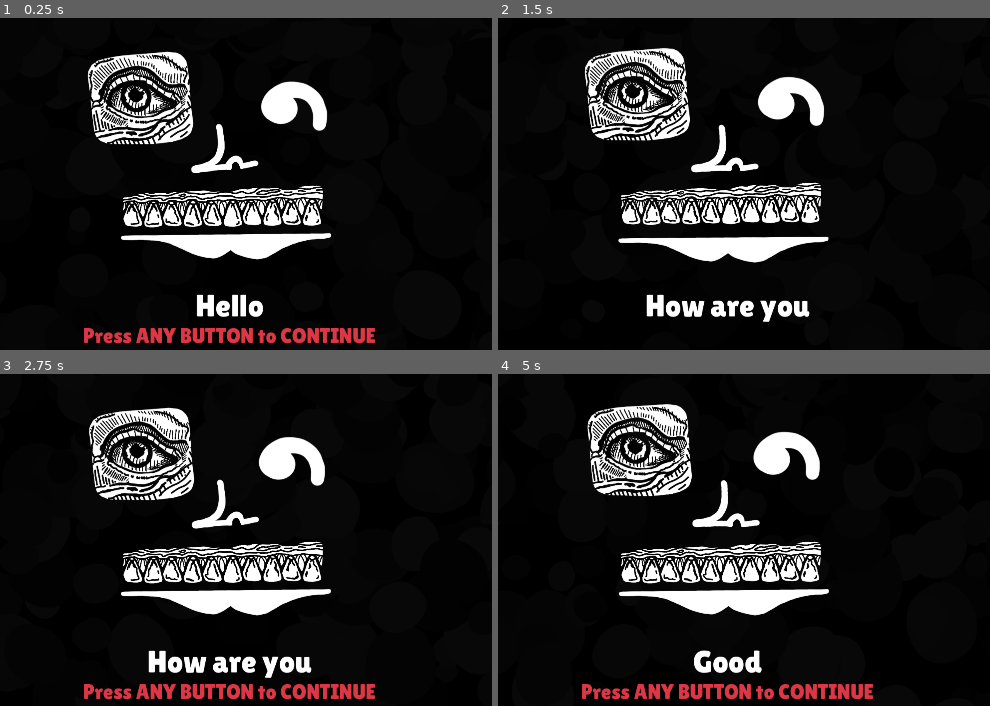
Above: before the commit, frames 1-4 (two rows, left to right).
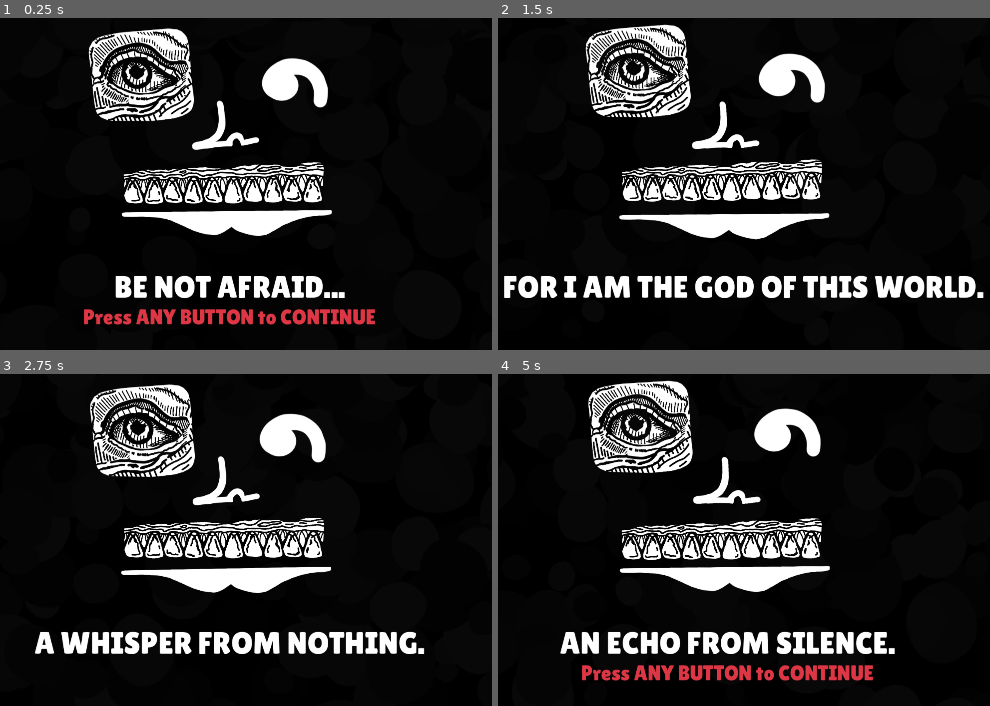
Above: after the commit, the same moments.

Repository: Hangover-Sunshine/DEFCON-JUNIOR
Game: Godot game, scene res://scenes/menus/menu_cutscene.tscn
Two runs of this game, one before a commit and one after it. Both use one fixed random seed, a clock stepped at 60 frames per second and the inputs below. This scene is started directly instead of the project's main scene.
Inputs:
- Up to frame 1 (0.25 s): no input
- Up to frame 2 (1.5 s): tap Enter at 0.5 s; hold D (right) 0.53-1.28 s; tap Shift (dash) at 0.6 s; hold S (down) from 1.28 s (still down); tap Space (fire) at 1.35 s
- Up to frame 3 (2.75 s): tap Enter at 2 s; release S (down) at 2.03 s; hold D (right) from 2.03 s (still down); tap Q (shield) at 2.1 s
- Up to frame 4 (5 s): tap Enter at 2.75, 3.5 s; release D (right) at 2.78 s; hold W (up) 2.78-3.53 s; tap Shift (dash) at 2.85 s; hold Space (fire) 3.53-4.28 s; hold A (left) from 3.53 s (still down); tap Q (shield) at 4.35 s

The runs differ from the first frame. In frame 1, 20% of the frame differs, in the area x 17-77%, y 3-99%; in frame 2, 20%; in frame 3, 21%; in frame 4, 21%, in the area x 12-81%, y 1-99%.

Commit message:
Mercy question integrated into cutscene

Diff:
--- a/scenes/menus/menu_cutscene.tscn
+++ b/scenes/menus/menu_cutscene.tscn
@@ -233,7 +233,7 @@
 
 [sub_resource type="Animation" id="Animation_83vbo"]
 resource_name = "Speak"
-length = 2.0
+length = 1.2
 tracks/0/type = "value"
 tracks/0/imported = false
 tracks/0/enabled = true
@@ -241,10 +241,10 @@
 tracks/0/interp = 1
 tracks/0/loop_wrap = true
 tracks/0/keys = {
-"times": PackedFloat32Array(0, 0.2, 0.4, 0.6, 0.8, 1, 1.2, 1.4, 1.6, 1.8, 2),
-"transitions": PackedFloat32Array(1, 1, 1, 1, 1, 1, 1, 1, 1, 1, 1),
-"update": 0,
-"values": [Vector2(-11.9999, 115), Vector2(-11.9999, 106.884), Vector2(-11.9999, 115), Vector2(-11.9999, 106.884), Vector2(-11.9999, 115), Vector2(-11.9999, 106.884), Vector2(-11.9999, 115), Vector2(-11.9999, 106.884), Vector2(-11.9999, 115), Vector2(-11.9999, 106.884), Vector2(-11.9999, 115)]
+"times": PackedFloat32Array(0, 0.2, 0.4, 0.6, 0.8, 1, 1.2),
+"transitions": PackedFloat32Array(1, 1, 1, 1, 1, 1, 1),
+"update": 0,
+"values": [Vector2(-11.9999, 115), Vector2(-11.9999, 106.884), Vector2(-11.9999, 115), Vector2(-11.9999, 106.884), Vector2(-11.9999, 115), Vector2(-11.9999, 106.884), Vector2(-11.9999, 115)]
 }
 tracks/1/type = "value"
 tracks/1/imported = false
@@ -253,10 +253,10 @@
 tracks/1/interp = 1
 tracks/1/loop_wrap = true
 tracks/1/keys = {
-"times": PackedFloat32Array(0, 0.2, 0.4, 0.6, 0.8, 1, 1.2, 1.4, 1.6, 1.8, 2),
-"transitions": PackedFloat32Array(1, 1, 1, 1, 1, 1, 1, 1, 1, 1, 1),
-"update": 0,
-"values": [0.0436332, 0.0349066, 0.0436332, 0.0523599, 0.0436332, 0.0349066, 0.0436332, 0.0523599, 0.0436332, 0.0349066, 0.0436332]
+"times": PackedFloat32Array(0, 0.2, 0.4, 0.6, 0.8, 1, 1.2),
+"transitions": PackedFloat32Array(1, 1, 1, 1, 1, 1, 1),
+"update": 0,
+"values": [0.0436332, 0.0349066, 0.0436332, 0.0523599, 0.0436332, 0.0349066, 0.0436332]
 }
 tracks/2/type = "value"
 tracks/2/imported = false
@@ -265,10 +265,10 @@
 tracks/2/interp = 1
 tracks/2/loop_wrap = true
 tracks/2/keys = {
-"times": PackedFloat32Array(0, 0.2, 0.4, 0.6, 0.8, 1, 1.2, 1.4, 1.6, 1.8, 2),
-"transitions": PackedFloat32Array(1, 1, 1, 1, 1, 1, 1, 1, 1, 1, 1),
-"update": 0,
-"values": [Vector2(-6, 210), Vector2(-6, 220.064), Vector2(-6, 210), Vector2(-6, 220.064), Vector2(-6, 210), Vector2(-6, 220.064), Vector2(-6, 210), Vector2(-6, 220.064), Vector2(-6, 210), Vector2(-6, 220.064), Vector2(-6, 210)]
+"times": PackedFloat32Array(0, 0.2, 0.4, 0.6, 0.8, 1, 1.2),
+"transitions": PackedFloat32Array(1, 1, 1, 1, 1, 1, 1),
+"update": 0,
+"values": [Vector2(-6, 210), Vector2(-6, 220.064), Vector2(-6, 210), Vector2(-6, 220.064), Vector2(-6, 210), Vector2(-6, 220.064), Vector2(-6, 210)]
 }
 tracks/3/type = "value"
 tracks/3/imported = false
@@ -277,10 +277,10 @@
 tracks/3/interp = 1
 tracks/3/loop_wrap = true
 tracks/3/keys = {
-"times": PackedFloat32Array(0, 0.2, 0.4, 0.6, 0.8, 1, 1.2, 1.4, 1.6, 1.8, 2),
-"transitions": PackedFloat32Array(1, 1, 1, 1, 1, 1, 1, 1, 1, 1, 1),
-"update": 0,
-"values": [0.0, 0.00872665, 0.0, -0.00872665, 0.0, 0.00872665, 0.0, -0.00872665, 0.0, 0.00872665, 0.0]
+"times": PackedFloat32Array(0, 0.2, 0.4, 0.6, 0.8, 1, 1.2),
+"transitions": PackedFloat32Array(1, 1, 1, 1, 1, 1, 1),
+"update": 0,
+"values": [0.0, 0.00872665, 0.0, -0.00872665, 0.0, 0.00872665, 0.0]
 }
 
 [sub_resource type="AnimationLibrary" id="AnimationLibrary_m1r7x"]
@@ -508,6 +508,76 @@
 "Flash": SubResource("Animation_s17x7"),
 "RESET": SubResource("Animation_xemwa")
 }
+
+[sub_resource type="StyleBoxEmpty" id="StyleBoxEmpty_1hlu6"]
+
+[sub_resource type="StyleBoxEmpty" id="StyleBoxEmpty_40arj"]
+
+[sub_resource type="StyleBoxFlat" id="StyleBoxFlat_m5alx"]
+bg_color = Color(0.419608, 0.454902, 0.698039, 1)
+corner_radius_top_left = 25
+corner_radius_top_right = 25
+corner_radius_bottom_right = 25
+corner_radius_bottom_left = 25
+
+[sub_resource type="StyleBoxFlat" id="StyleBoxFlat_vxjyg"]
+bg_color = Color(0.564706, 0.619608, 0.866667, 1)
+corner_radius_top_left = 25
+corner_radius_top_right = 25
+corner_radius_bottom_right = 25
+corner_radius_bottom_left = 25
+
+[sub_resource type="StyleBoxFlat" id="StyleBoxFlat_b6pes"]
+bg_color = Color(0.27451, 0.294118, 0.54902, 1)
+corner_radius_top_left = 25
+corner_radius_top_right = 25
+corner_radius_bottom_right = 25
+corner_radius_bottom_left = 25
+
+[sub_resource type="Theme" id="Theme_ni2c2"]
+Button/colors/font_color = Color(1, 1, 1, 1)
+Button/colors/font_hover_color = Color(0.756863, 0.85098, 0.94902, 1)
+Button/colors/font_pressed_color = Color(0.756863, 0.85098, 0.94902, 1)
+Button/font_sizes/font_size = 50
+Button/fonts/font = ExtResource("7_7smap")
+Button/styles/disabled = SubResource("StyleBoxEmpty_1hlu6")
+Button/styles/focus = SubResource("StyleBoxEmpty_40arj")
+Button/styles/hover = SubResource("StyleBoxFlat_m5alx")
+Button/styles/normal = SubResource("StyleBoxFlat_vxjyg")
+Button/styles/pressed = SubResource("StyleBoxFlat_b6pes")
+
+[sub_resource type="StyleBoxFlat" id="StyleBoxFlat_vu1g2"]
+bg_color = Color(0.647059, 0.14902, 0.223529, 1)
+corner_radius_top_left = 25
+corner_radius_top_right = 25
+corner_radius_bottom_right = 25
+corner_radius_bottom_left = 25
+
+[sub_resource type="StyleBoxFlat" id="StyleBoxFlat_hgh3u"]
+bg_color = Color(1, 0.4, 0.458824, 1)
+corner_radius_top_left = 25
+corner_radius_top_right = 25
+corner_radius_bottom_right = 25
+corner_radius_bottom_left = 25
+
+[sub_resource type="StyleBoxFlat" id="StyleBoxFlat_ncot7"]
+bg_color = Color(0.447059, 0.109804, 0.184314, 1)
+corner_radius_top_left = 25
+corner_radius_top_right = 25
+corner_radius_bottom_right = 25
+corner_radius_bottom_left = 25
+
+[sub_resource type="Theme" id="Theme_ke64m"]
+Button/colors/font_color = Color(1, 1, 1, 1)
+Button/colors/font_hover_color = Color(1, 0.4, 0.458824, 1)
+Button/colors/font_pressed_color = Color(1, 0.4, 0.458824, 1)
+Button/font_sizes/font_size = 50
+Button/fonts/font = ExtResource("7_7smap")
+Button/styles/disabled = SubResource("StyleBoxEmpty_1hlu6")
+Button/styles/focus = SubResource("StyleBoxEmpty_40arj")
+Button/styles/hover = SubResource("StyleBoxFlat_vu1g2")
+Button/styles/normal = SubResource("StyleBoxFlat_hgh3u")
+Button/styles/pressed = SubResource("StyleBoxFlat_ncot7")
 
 [node name="MenuCutscene" type="Control"]
 custom_minimum_size = Vector2(1920, 1080)
@@ -550,7 +620,7 @@
 metadata/_edit_lock_ = true
 
 [node name="TheVoid" type="Node2D" parent="."]
-position = Vector2(956, 458)
+position = Vector2(958, 402)
 
 [node name="Upperface" type="Node2D" parent="TheVoid"]
 
@@ -603,24 +673,24 @@
 }
 autoplay = "Neutral"
 
-[node name="Text_Label" type="Label" parent="."]
-layout_mode = 2
+[node name="Speech_Labels" type="Node2D" parent="."]
+
+[node name="Text_Label" type="Label" parent="Speech_Labels"]
 offset_left = 420.0
-offset_top = 768.0
+offset_top = 723.0
 offset_right = 1500.0
-offset_bottom = 855.0
+offset_bottom = 810.0
 pivot_offset = Vector2(540, 0)
 theme_override_fonts/font = ExtResource("7_7smap")
 theme_override_font_sizes/font_size = 75
 text = "\"INSERT TEXT HERE\""
 horizontal_alignment = 1
 
-[node name="Continue_Label" type="Label" parent="."]
-layout_mode = 2
+[node name="Continue_Label" type="Label" parent="Speech_Labels"]
 offset_left = 420.0
-offset_top = 855.0
+offset_top = 810.0
 offset_right = 1500.0
-offset_bottom = 942.0
+offset_bottom = 897.0
 pivot_offset = Vector2(540, 0)
 theme_override_colors/font_color = Color(0.866667, 0.215686, 0.270588, 1)
 theme_override_fonts/font = ExtResource("7_7smap")
@@ -628,10 +698,45 @@
 text = "Press ANY BUTTON to CONTINUE"
 horizontal_alignment = 1
 
-[node name="AP_Continue_Flash" type="AnimationPlayer" parent="Continue_Label"]
+[node name="AP_Continue_Flash" type="AnimationPlayer" parent="Speech_Labels/Continue_Label"]
 libraries = {
 "": SubResource("AnimationLibrary_abm6f")
 }
 
+[node name="Question_Labels" type="Node2D" parent="."]
+visible = false
+position = Vector2(4, -30)
+
+[node name="Question_Label" type="Label" parent="Question_Labels"]
+offset_left = 420.0
+offset_top = 705.0
+offset_right = 1500.0
+offset_bottom = 792.0
+pivot_offset = Vector2(540, 0)
+theme_override_fonts/font = ExtResource("7_7smap")
+theme_override_font_sizes/font_size = 75
+text = "Do you spare humanity?"
+horizontal_alignment = 1
+
+[node name="Continue_Button" type="Button" parent="Question_Labels"]
+offset_left = 642.0
+offset_top = 817.0
+offset_right = 1253.0
+offset_bottom = 875.0
+theme = SubResource("Theme_ni2c2")
+text = "   NO - I SHALL CONTINUE    "
+
+[node name="Quit_Button" type="Button" parent="Question_Labels"]
+offset_left = 642.0
+offset_top = 892.0
+offset_right = 1253.0
+offset_bottom = 950.0
+theme = SubResource("Theme_ke64m")
+text = "   YES - I SPARE HUMANITY   "
+
+[node name="AP_Cutscene" type="AnimationPlayer" parent="."]
+
 [connection signal="animation_finished" from="TheVoid/AP_Mouth" to="." method="_on_ap_face_animation_finished"]
 [connection signal="animation_finished" from="TheVoid/AP_Mouth" to="." method="_on_ap_mouth_animation_finished"]
+[connection signal="pressed" from="Question_Labels/Continue_Button" to="." method="_on_continue_button_pressed"]
+[connection signal="pressed" from="Question_Labels/Quit_Button" to="." method="_on_quit_button_pressed"]
--- a/scripts/menus/menu_cutscene.gd
+++ b/scripts/menus/menu_cutscene.gd
@@ -1,47 +1,118 @@
 extends Control
 
-@onready var text = $Text_Label
-@onready var continue_text = $Continue_Label
+@onready var speech = $Speech_Labels
+@onready var text = $Speech_Labels/Text_Label
+@onready var continue_text = $Speech_Labels/Continue_Label
+
+@onready var question = $Question_Labels
+@onready var question_label = $Question_Labels/Question_Label
+@onready var continue_button = $Question_Labels/Continue_Button
+@onready var quit_button = $Question_Labels/Quit_Button
 
 @onready var TheVoid = $TheVoid
 @onready var ap_mouth = $TheVoid/AP_Mouth
-@onready var ap_upper_face = $TheVoid/AP_UpperFace
+@onready var ap_left_eye = $TheVoid/Upperface/Left_Eye/AP_Left_Eye
 
-#Manipulate this guy to run specific cutscene
+# Manipulate this guy to run specific cutscene
 var chapter = 1
 
+# 0 - Splash Art, 1 - Conversation
+var section = 1
+var has_question = false
+var give_murder = false
+var give_mercy = false
+var post_speech = false
 var line = 0
-var length = 0
 var cur_script = ["INSERT TEXT HERE"]
-var script1 = ["Hello", "How are you", "Good", "Goodbye"]
-var script2 = ["Hola", "Coma Estas", "Bien", "Choi"]
+var cur_murder = "INSTERT TEXT HERE"
+var mercy_line = "I THANK YOU FOR YOUR GRACE."
+
+# Create an array and write your script here. Last item in array is for when player continues game.
+var script1 = ["BE NOT AFRAID...", "FOR I AM THE GOD OF THIS WORLD.", "A WHISPER FROM NOTHING.", "AN ECHO FROM SILENCE.",
+"I PLEAD, CEASE YOUR GAME.","FOR IT WILL BE OUR WORLD'S END.","LIFE WILL BE GONE...","AND MY WORLD, A VOID."]
+var murder1 = "SHAME...FOR MERCY SHALL PREVAIL."
+var script2 = ["Second chapter - hello", "Second chapter - plz stop"]
+var murder2 = "AGAIN...HUMANITY WILL PERSIST."
+var script3 = ["Third chapter - hello", "Third chapter - plz stop"]
+var murder3 = "Oof."
+var script4 = ["Forth chapter - hello", "Forth chapter - plz stop"]
+var murder4 = "Darn."
+var script5 = ["Fifth chapter - hello", "Fifth chapter - plz stop"]
+var murder5 = "Tarter sauce."
+var script6 = ["Sixth chapter - hello", "Sixth chapter - plz stop"]
+var murder6 = "F."
+var script7 = ["Seventh chapter - hello", "Seventh chapter - u fucked up"]
 
 func _ready():
 	assign_script()
 
+# Check to see which chapter the game is in and load the script
 func assign_script():
 	if chapter == 1:
 		cur_script = script1
+		cur_murder = murder1
 	elif chapter == 2:
 		cur_script = script2
+		cur_murder = murder2
+	elif chapter == 3:
+		cur_script = script3
+		cur_murder = murder3
+	elif chapter == 4:
+		cur_script = script4
+		cur_murder = murder4
+	elif chapter == 5:
+		cur_script = script5
+		cur_murder = murder5
+	elif chapter == 6:
+		cur_script = script6
+		cur_murder = murder6
+	elif chapter == 7:
+		cur_script = script7
 	text.text = cur_script[line]
 
 func _input(event):
-	if event.is_pressed() and continue_text.visible == true:
+	if event.is_pressed() and continue_text.visible == true and post_speech == false:
 		line += 1
-		if line < cur_script.size():
+		if line < cur_script.size() and has_question == false:
 			ap_mouth.play("Speak")
 			continue_text.visible = false
-	next_line()
+			next_line()
+		elif line >= cur_script.size() and has_question == true:
+			continue_text.visible = false
+			speech.visible = false
+			question.visible = true
+	elif event.is_pressed() and continue_text.visible == true and post_speech == true:
+		if give_murder == true:
+			print("Murdering time!")
+		elif give_mercy == true:
+			print("Mercying time!")
 
 func next_line():
 	if line < cur_script.size():
 		text.text = cur_script[line]
-	elif line >= cur_script.size():
-		text.text = "SCENE END"
-		continue_text.visible = false
+		if line + 1 == cur_script.size() and chapter != 7:
+			has_question = true
 
 func _on_ap_mouth_animation_finished(anim_name):
 	if anim_name == "Speak":
 		ap_mouth.play("Neutral")
 		continue_text.visible = true
+
+func _on_continue_button_pressed():
+	question.visible = false
+	give_murder = true
+	post_speech = true
+	text.text = cur_murder
+	ap_mouth.play("Speak")
+	ap_left_eye.play("Closed")
+	speech.visible = true
+
+func _on_quit_button_pressed():
+	question.visible = false
+	give_mercy = true
+	post_speech = true
+	text.text = mercy_line
+	ap_mouth.play("Speak")
+	ap_left_eye.play("Closed")
+	speech.visible = true
+	speech.visible = true
Not shown: 1 places in scenes/menus/menu_cutscene.tscn that only renumber resources
